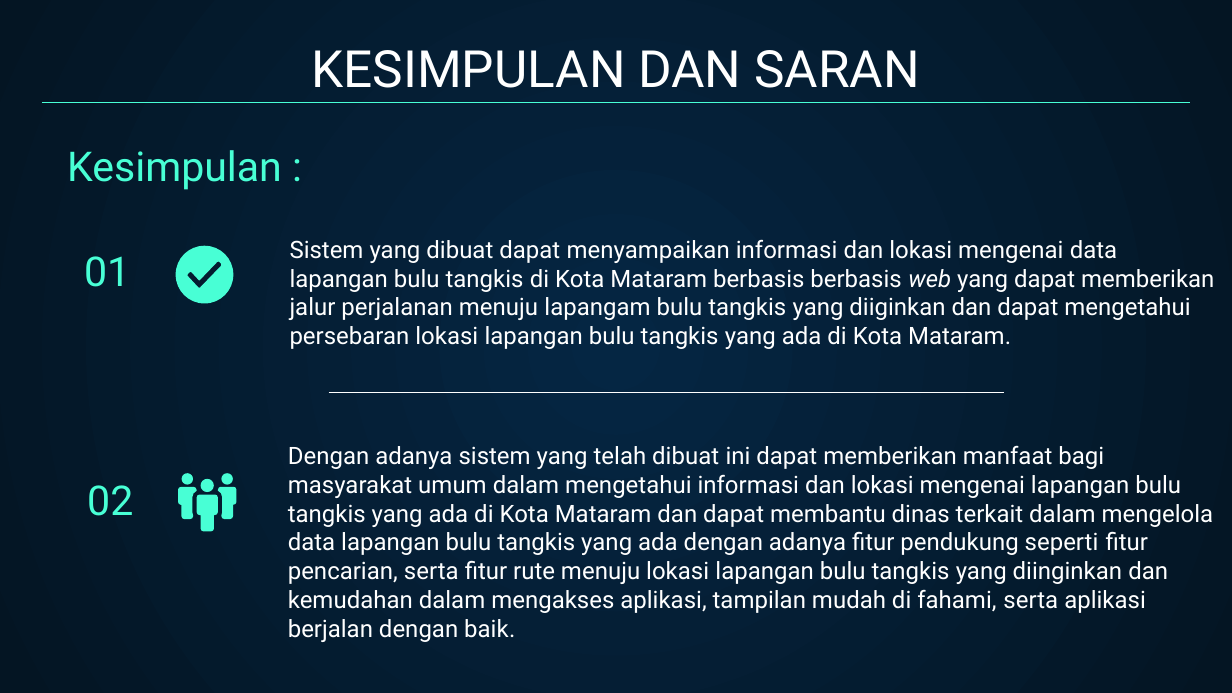
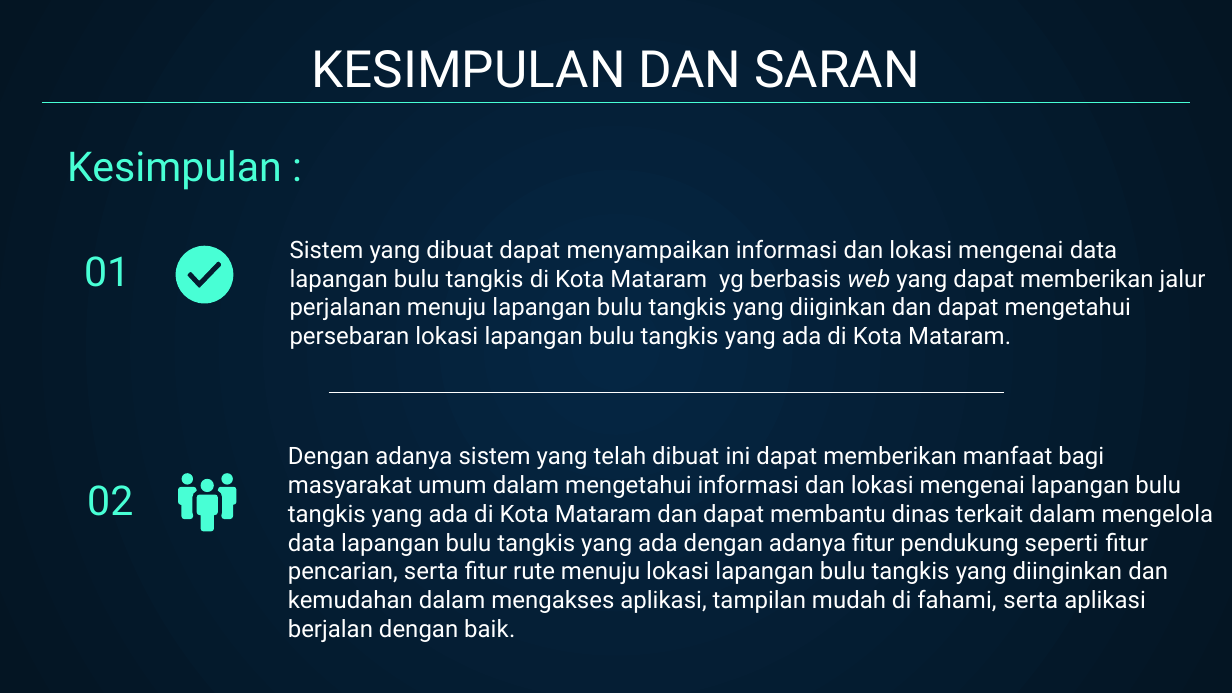
Before and after one commit to satria-ricky/sig-olahraga, a slide deck: slide 9 of LAPORAN/KIRIM/PPT TUGAS AKHIR.pptx. Drawn at 1232x693 pixels with LibreOffice and Linux fonts; fonts in the diff are those of the drawing. Boxes give left, top, right and bottom in pixels: in the first picture for what was removed or moved away, otherwise in the second. Text is boxed around its words. In the diff, an @@ line names an element or a change of style, - is before the commit and + after.

```diff
--- a/LAPORAN/KIRIM/PPT TUGAS AKHIR.pptx
+++ b/LAPORAN/KIRIM/PPT TUGAS AKHIR.pptx
@@ title at [290,239,1206,349]: text changed @@
-Sistem yang dibuat dapat menyampaikan informasi dan lokasi mengenai data lapangan bulu tangkis di Kota Mataram berbasis berbasis web yang dapat memberikan jalur perjalanan menuju lapangam bulu tangkis yang diiginkan dan dapat mengetahui persebaran lokasi lapangan bulu tangkis yang ada di Kota Mataram.
+Sistem yang dibuat dapat menyampaikan informasi dan lokasi mengenai data lapangan bulu tangkis di Kota Mataram yg berbasis web yang dapat memberikan jalur perjalanan menuju lapangan bulu tangkis yang diiginkan dan dapat mengetahui persebaran lokasi lapangan bulu tangkis yang ada di Kota Mataram.
```
Also in this commit, not shown: 5 other files.
